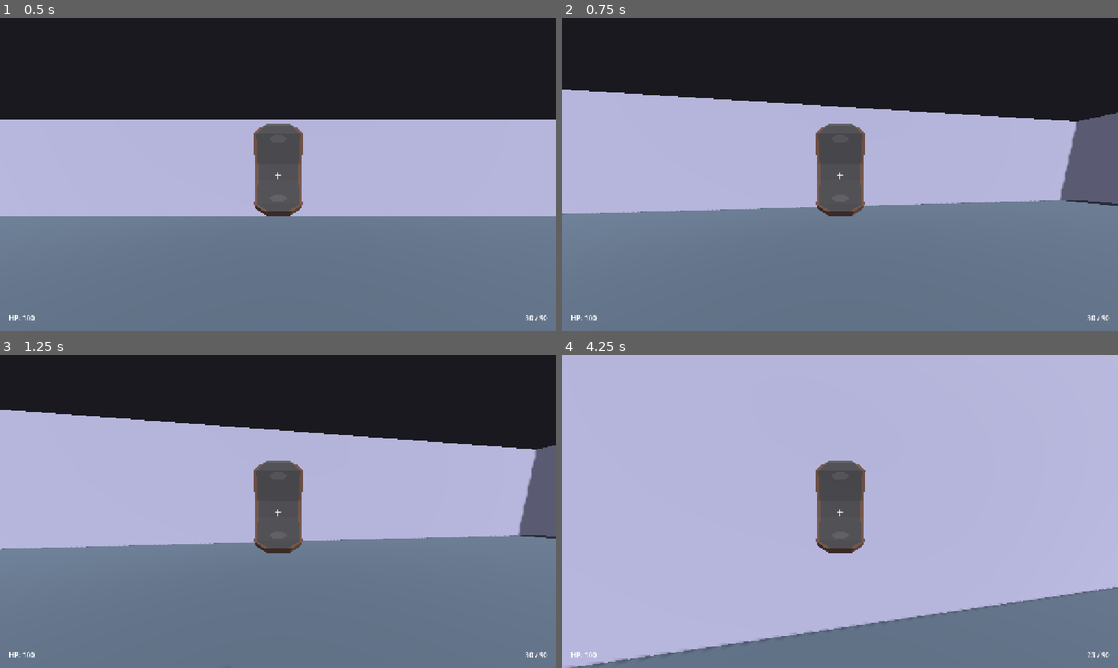
Above: before the commit, frames 1-4 (two rows, left to right).
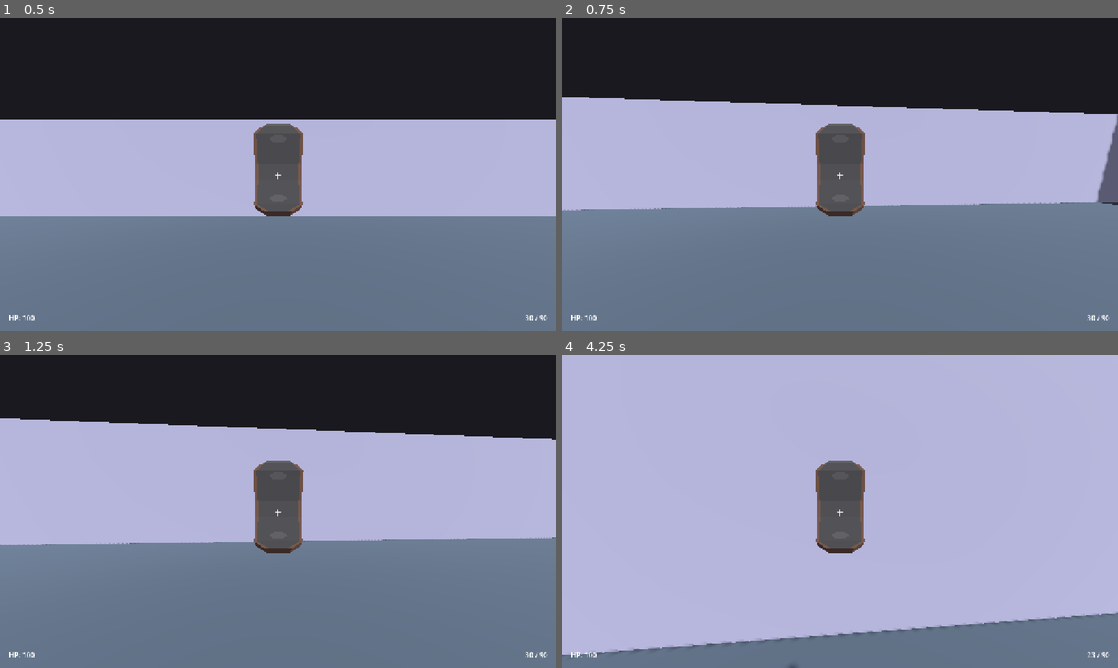
Above: after the commit, the same moments.

Repository: scholardream/Web-version-CS1.6-like-game
Game: Godot game, scene res://scenes/main.tscn
Two runs of this game, one before a commit and one after it. Both use one fixed random seed, a clock stepped at 60 frames per second and the inputs below.
Inputs (mouse positions are in pixels of both pictures, inside the frame that each line leads up to):
- Up to frame 1 (0.5 s): no input
- Up to frame 2 (0.75 s): tap Enter at 0.5 s; move the mouse to (867, 174) at 0.52 s; hold W (move_forward) from 0.53 s (still down); hold Ctrl (crouch) from 0.53 s (still down)
- Up to frame 3 (1.25 s): keep holding W (move_forward); keep holding Ctrl (crouch); tap Space (jump) at 0.77 s
- Up to frame 4 (4.25 s): keep holding W (move_forward); move the mouse to (812, 511) at 1.27 s; release Ctrl (crouch) at 1.28 s; click (812, 511) at 1.35 s; tap Space (jump) at 1.52, 3.02, 3.77 s; move the mouse to (851, 505) at 2.02 s; hold Shift (walk) 2.03-2.78 s; move the mouse to (834, 517) at 2.77 s; tap Ctrl (crouch) at 2.85 s; move the mouse to (878, 514) at 3.52 s; press the mouse at (878, 514) at 3.53 s

Frame 1 is identical in both runs. In frame 2, 3.8% of the frame differs, in the area x 0-100%, y 22-63%; in frame 3, 3.7%; in frame 4, 3.7%.

Commit message:
tweak: keep local mouse sensitivity preference (0.001)

Diff:
--- a/scripts/player.gd
+++ b/scripts/player.gd
@@ -6,7 +6,7 @@
 signal hit_landed
 signal died
 
-@export var mouse_sensitivity: float = 0.002
+@export var mouse_sensitivity: float = 0.001
 @export var base_speed: float = 5.0
 @export var walk_speed: float = 2.5
 @export var crouch_speed: float = 2.0
